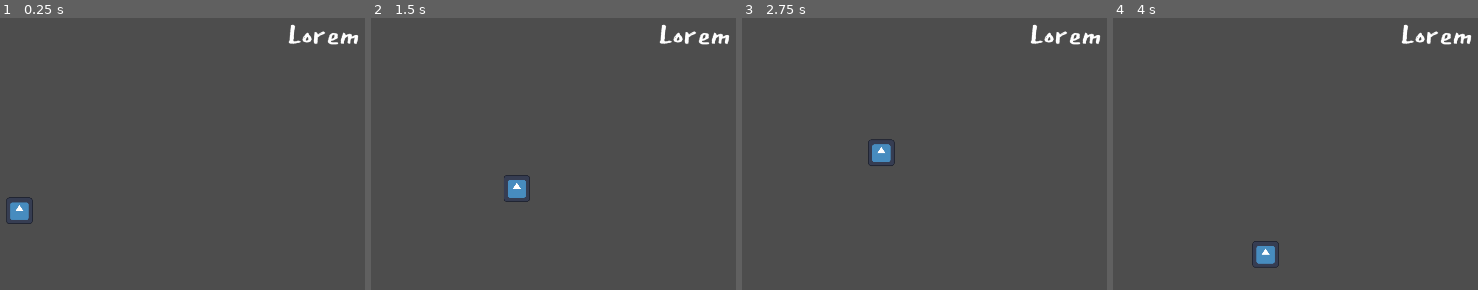
Above: before the commit, frames 1-4 (left to right).
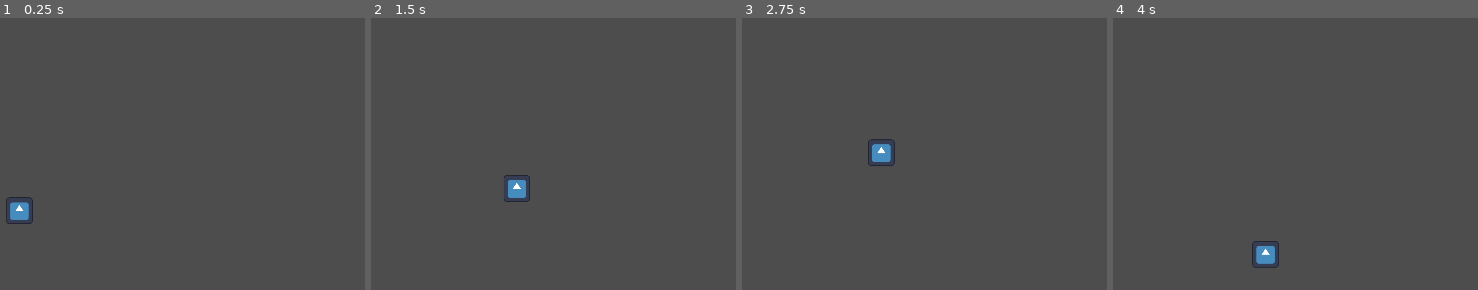
Above: after the commit, the same moments.

Repository: Relapson/Point-N-Click
Game: Godot game, scene res://main.tscn
The game is run twice, just before and just after one commit, with the same random seed, the same clock (stepped at 60 frames per second) and the same inputs. The engine's default icon, where the game draws it, is replaced by a stand-in: a white triangle on a blue panel in a dark square.
Inputs (mouse positions are in pixels of both pictures, inside the frame that each line leads up to):
- Up to frame 1 (0.25 s): no input
- Up to frame 2 (1.5 s): tap Enter at 0.5 s; move the mouse to (721, 154) at 0.52 s; click (721, 154) at 0.6 s; move the mouse to (outside the picture) at 1.27 s; right-click (outside the picture) at 1.35 s; click (outside the picture) at 1.42 s
- Up to frame 3 (2.75 s): move the mouse to (931, 94) at 2.02 s; click (931, 94) at 2.1 s
- Up to frame 4 (4 s): move the mouse to (1182, 281) at 2.77 s; right-click (1182, 281) at 2.85 s; click (1182, 281) at 2.92 s; move the mouse to (1459, 260) at 3.52 s; click (1459, 260) at 3.6 s

The runs differ from the first frame. In frame 1, 0.5% of the frame differs, in the area x 79-99%, y 2-10%; in frame 2, 0.5%; in frame 3, 0.5%; in frame 4, 0.5%.
Error before the commit: Invalid access to property or key 'resource_path' on a base object of type 'Nil'. (res://Control/leave_area_hotspot.gd:11)

Commit message:
change room ansätze nochmal umgeworfen

Diff:
--- a/Control/leave_area_hotspot.gd
+++ b/Control/leave_area_hotspot.gd
@@ -1,14 +1,13 @@
 extends Area2D
 
 # TODO: extends clickable area vielleicht?
-
-@export var next_room: PackedScene
+@export var next_room: PackedScene # ERROR: nicht die packed scene, sondern den pfad dazu referenzieren
 @export var room_name: String = ""
 var showing = false
 # area left variable einführen, damit spieler durch die selbe stelle den bereich verlassen/betreten kann
 
 func _ready():
-	$RoomName.set_text(next_room.resource_path)
+	$RoomName.set_text(room_name)
 	$RoomName.hide()
 	# print(is_connected("input_event", _on_input_event)) debug print
 
--- a/main.tscn
+++ b/main.tscn
@@ -1,9 +1,10 @@
-[gd_scene load_steps=6 format=3 uid="uid://cj4j0saa5edb7"]
+[gd_scene load_steps=7 format=3 uid="uid://cj4j0saa5edb7"]
 
 [ext_resource type="PackedScene" uid="uid://b38h7cepxykak" path="res://Characters/Player.tscn" id="1_ge7eo"]
-[ext_resource type="PackedScene" uid="uid://bjng1m2u6rpc2" path="res://Control/leave_area_hotspot.tscn" id="2_mbrql"]
+[ext_resource type="Script" path="res://Control/leave_area_hotspot.gd" id="2_8e1dm"]
 [ext_resource type="PackedScene" uid="uid://b7giusivf3uo6" path="res://scene_2.tscn" id="3_ajpyp"]
-[ext_resource type="PackedScene" uid="uid://wprlbke24xqr" path="res://Control/clickable_area.tscn" id="5_0lot3"]
+[ext_resource type="FontFile" uid="uid://oqud717w80kb" path="res://Assets/Fonts/EastSeaDokdo-Regular.ttf" id="4_0ibop"]
+[ext_resource type="Script" path="res://Control/ClickableArea.gd" id="5_efs5a"]
 
 [sub_resource type="NavigationPolygon" id="NavigationPolygon_0s3fd"]
 vertices = PackedVector2Array(1228, 821, 1691, 838, 1304, 1041, 899, 843, 378, 1011, 77, 824, 262, 695, 929, 409, 186, 484, 1256, 644, 1553, 689, 1712, 343, 1778, 519)
@@ -19,28 +20,64 @@
 position = Vector2(746, 584)
 scale = Vector2(0.5, 0.5)
 
-[node name="LeaveAreaHotspot" parent="." instance=ExtResource("2_mbrql")]
+[node name="LeaveAreaHotspot" type="Area2D" parent="."]
 position = Vector2(-510, -292)
+script = ExtResource("2_8e1dm")
 next_room = ExtResource("3_ajpyp")
 room_name = "ding"
+metadata/_edit_group_ = true
 
-[node name="CollisionPolygon2D" parent="LeaveAreaHotspot" index="0"]
+[node name="CollisionPolygon2D" type="CollisionPolygon2D" parent="LeaveAreaHotspot"]
 polygon = PackedVector2Array(713, 515, 705, 849, 1164, 801, 1087, 509)
 
-[node name="LeaveAreaHotspot2" parent="." instance=ExtResource("2_mbrql")]
+[node name="RoomName" type="Label" parent="LeaveAreaHotspot"]
+offset_left = 822.0
+offset_top = 505.0
+offset_right = 995.0
+offset_bottom = 609.0
+theme_override_fonts/font = ExtResource("4_0ibop")
+theme_override_font_sizes/font_size = 100
+text = "Lorem"
+
+[node name="LeaveAreaHotspot2" type="Area2D" parent="."]
 position = Vector2(568, -394)
-next_room = null
+script = ExtResource("2_8e1dm")
 room_name = "dong"
+metadata/_edit_group_ = true
 
-[node name="CollisionPolygon2D" parent="LeaveAreaHotspot2" index="0"]
+[node name="CollisionPolygon2D" type="CollisionPolygon2D" parent="LeaveAreaHotspot2"]
 polygon = PackedVector2Array(771, 589, 647, 843, 1164, 801, 1071, 587, 916, 485)
 
-[node name="ClickableArea" parent="." instance=ExtResource("5_0lot3")]
+[node name="RoomName" type="Label" parent="LeaveAreaHotspot2"]
+offset_left = 822.0
+offset_top = 505.0
+offset_right = 995.0
+offset_bottom = 609.0
+theme_override_fonts/font = ExtResource("4_0ibop")
+theme_override_font_sizes/font_size = 100
+text = "Lorem"
+
+[node name="ClickableArea" type="Area2D" parent="."]
 position = Vector2(1545, 449)
+script = ExtResource("5_efs5a")
+item_name = "dings"
+metadata/_edit_group_ = true
 
-[node name="CollisionShape2D" parent="ClickableArea" index="0"]
+[node name="CollisionShape2D" type="CollisionPolygon2D" parent="ClickableArea"]
+modulate = Color(0, 1, 1, 1)
 polygon = PackedVector2Array(-58, 22, -153, 109, -43, 183, 30, 92)
 
-[editable path="LeaveAreaHotspot"]
-[editable path="LeaveAreaHotspot2"]
-[editable path="ClickableArea"]
+[node name="Description" type="Label" parent="ClickableArea"]
+offset_top = -0.5
+offset_right = 185.0
+offset_bottom = 51.5
+theme_override_fonts/font = ExtResource("4_0ibop")
+theme_override_font_sizes/font_size = 50
+text = "Lorem Ipsum"
+
+[connection signal="body_entered" from="LeaveAreaHotspot" to="LeaveAreaHotspot" method="_on_player_body_entered" flags=18]
+[connection signal="input_event" from="LeaveAreaHotspot" to="LeaveAreaHotspot" method="_on_input_event" flags=18]
+[connection signal="body_entered" from="LeaveAreaHotspot2" to="LeaveAreaHotspot2" method="_on_player_body_entered" flags=18]
+[connection signal="input_event" from="LeaveAreaHotspot2" to="LeaveAreaHotspot2" method="_on_input_event" flags=18]
+[connection signal="mouse_entered" from="ClickableArea" to="ClickableArea" method="_on_mouse_entered" flags=18]
+[connection signal="mouse_exited" from="ClickableArea" to="ClickableArea" method="_on_mouse_exited" flags=18]
--- a/scene_2.tscn
+++ b/scene_2.tscn
@@ -1,9 +1,9 @@
 [gd_scene load_steps=6 format=3 uid="uid://b7giusivf3uo6"]
 
 [ext_resource type="PackedScene" uid="uid://b38h7cepxykak" path="res://Characters/Player.tscn" id="1_twlcm"]
-[ext_resource type="PackedScene" uid="uid://wprlbke24xqr" path="res://Control/clickable_area.tscn" id="2_yuyfd"]
-[ext_resource type="PackedScene" uid="uid://bjng1m2u6rpc2" path="res://Control/leave_area_hotspot.tscn" id="3_anxc2"]
-[ext_resource type="PackedScene" uid="uid://cj4j0saa5edb7" path="res://main.tscn" id="4_s2ot4"]
+[ext_resource type="Script" path="res://Control/ClickableArea.gd" id="2_da2sr"]
+[ext_resource type="FontFile" uid="uid://oqud717w80kb" path="res://Assets/Fonts/EastSeaDokdo-Regular.ttf" id="3_2qtwx"]
+[ext_resource type="Script" path="res://Control/leave_area_hotspot.gd" id="4_lydxb"]
 
 [sub_resource type="NavigationPolygon" id="NavigationPolygon_eb2dj"]
 vertices = PackedVector2Array(244, 628, 919, 498, 1749, 658, 1813, 847, 718, 941, 240, 786)
@@ -19,19 +19,43 @@
 position = Vector2(943, 686)
 scale = Vector2(0.5, 0.5)
 
-[node name="ClickableArea" parent="." instance=ExtResource("2_yuyfd")]
+[node name="ClickableArea" type="Area2D" parent="."]
 position = Vector2(1462, 650)
+script = ExtResource("2_da2sr")
+item_name = "dings"
+metadata/_edit_group_ = true
 
-[node name="CollisionShape2D" parent="ClickableArea" index="0"]
+[node name="CollisionShape2D" type="CollisionPolygon2D" parent="ClickableArea"]
+modulate = Color(0, 1, 1, 1)
 polygon = PackedVector2Array(-39, 40, -139, 170, 265, 163, 226, -115)
 
-[node name="LeaveAreaHotspot" parent="." instance=ExtResource("3_anxc2")]
+[node name="Description" type="Label" parent="ClickableArea"]
+offset_top = -0.5
+offset_right = 185.0
+offset_bottom = 51.5
+theme_override_fonts/font = ExtResource("3_2qtwx")
+theme_override_font_sizes/font_size = 50
+text = "Lorem Ipsum"
+
+[node name="LeaveAreaHotspot" type="Area2D" parent="."]
 position = Vector2(-10, -225)
-next_room = ExtResource("4_s2ot4")
+script = ExtResource("4_lydxb")
 room_name = "Room1"
+metadata/_edit_group_ = true
 
-[node name="CollisionPolygon2D" parent="LeaveAreaHotspot" index="0"]
+[node name="CollisionPolygon2D" type="CollisionPolygon2D" parent="LeaveAreaHotspot"]
 polygon = PackedVector2Array(810, 349, 690, 781, 1166, 771, 1082, 623)
 
-[editable path="ClickableArea"]
-[editable path="LeaveAreaHotspot"]
+[node name="RoomName" type="Label" parent="LeaveAreaHotspot"]
+offset_left = 822.0
+offset_top = 505.0
+offset_right = 995.0
+offset_bottom = 609.0
+theme_override_fonts/font = ExtResource("3_2qtwx")
+theme_override_font_sizes/font_size = 100
+text = "Lorem"
+
+[connection signal="mouse_entered" from="ClickableArea" to="ClickableArea" method="_on_mouse_entered" flags=18]
+[connection signal="mouse_exited" from="ClickableArea" to="ClickableArea" method="_on_mouse_exited" flags=18]
+[connection signal="body_entered" from="LeaveAreaHotspot" to="LeaveAreaHotspot" method="_on_player_body_entered" flags=18]
+[connection signal="input_event" from="LeaveAreaHotspot" to="LeaveAreaHotspot" method="_on_input_event" flags=18]
